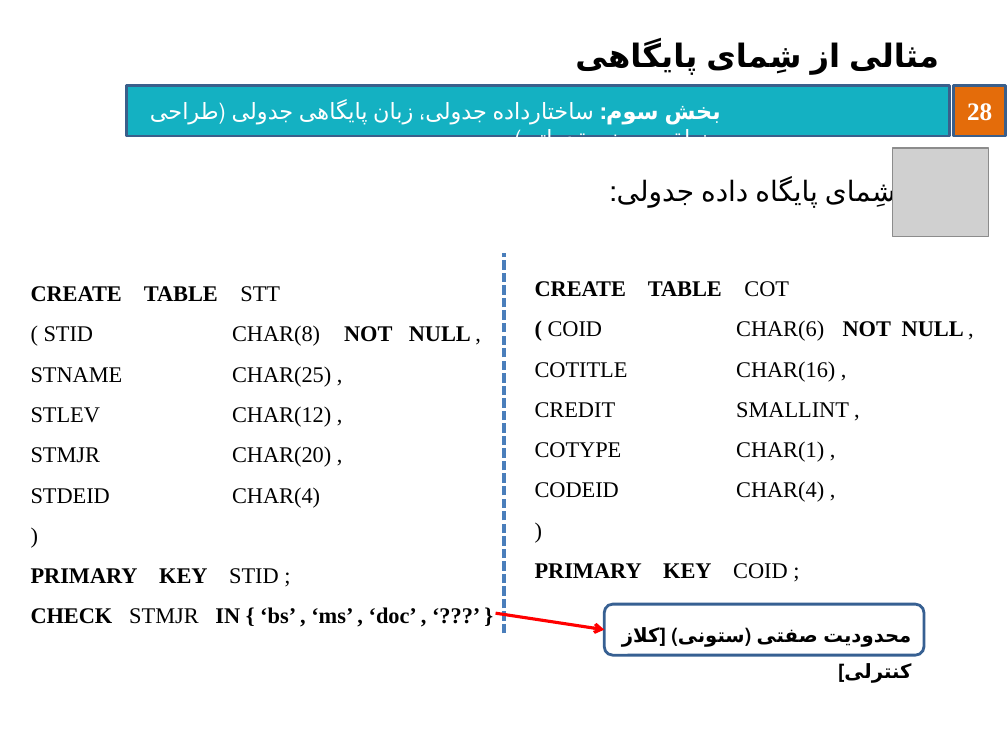
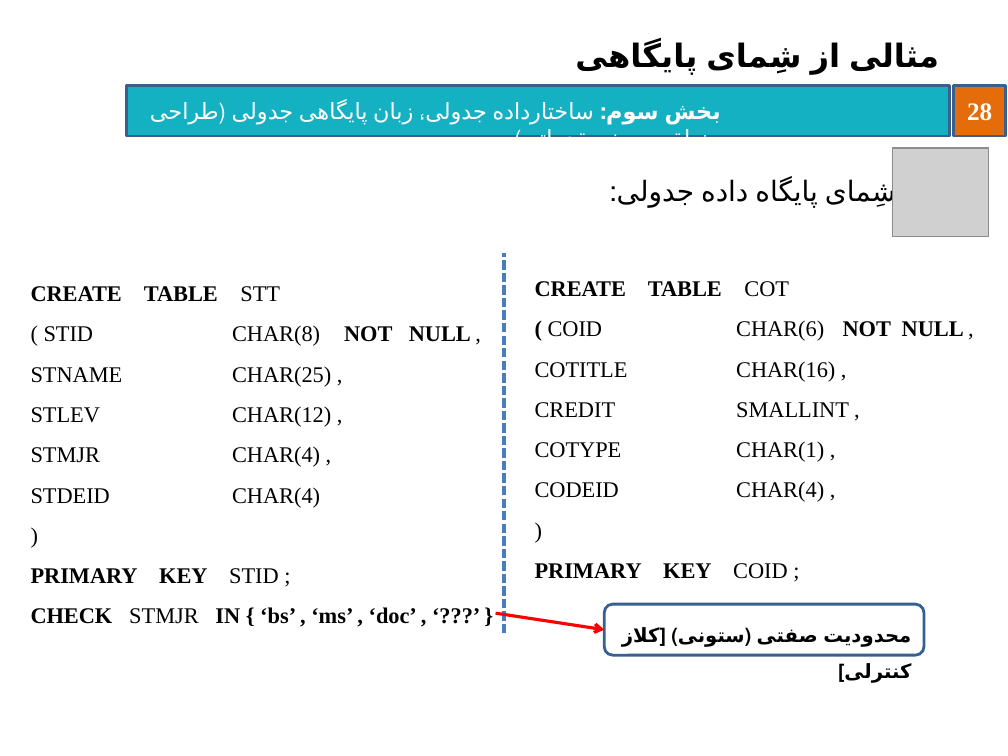
Before and after one commit to behnamhatami/DB-Slides, a slide deck: slide 28 of 3-DB-LogicalDesign.pptx. Drawn at 1008x756 pixels with LibreOffice and Linux fonts; fonts in the diff are those of the drawing; grey boxes stand for pictures; background and template pictures are left out. Boxes give left, top, right and bottom in pixels: in the first picture for what was removed or moved away, otherwise in the second. Text is boxed around its words. In the diff, an @@ line names an element or a change of style, - is before the commit and + after.

```diff
--- a/3-DB-LogicalDesign.pptx
+++ b/3-DB-LogicalDesign.pptx
@@ text at [31, 446, 320, 467]: text changed @@
-STMJR CHAR(20) ,
+STMJR CHAR(4) ,
```
Also in this commit, not shown: 10 other slides changed, 2 slides added.
